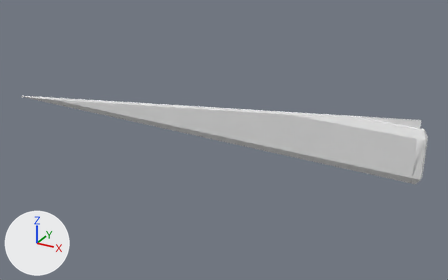
One commit to the FBX model Models/med2_8_slice32RH.fbx: the scene before it, then after it.
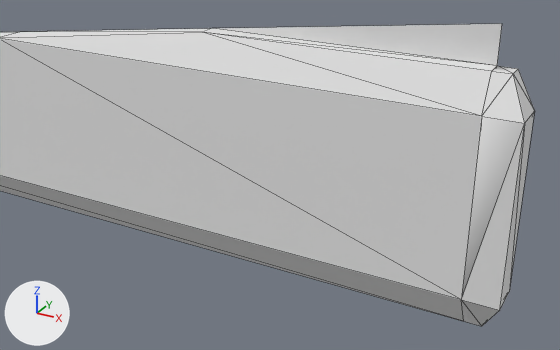
Each version is shown whole from a 50 mm camera at (1.766, -1.491, 0.106) aimed at (0.234, 1.294, -1.287), then close up from a 50 mm camera at (1.447, 0.544, -0.797) aimed at (1.104, 1.168, -1.109). Arrows for +X, +Y and +Z are at lower left; the lights stay in place. The close-ups show mesh edges as thin lines.

Objects in the first close-up: 'med2_8_cornerRH', 'med2_8_mesh'.
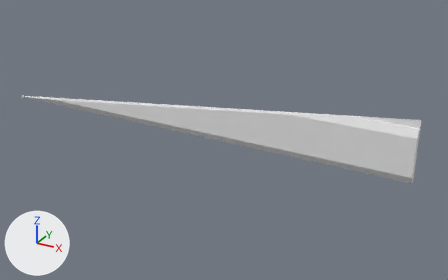
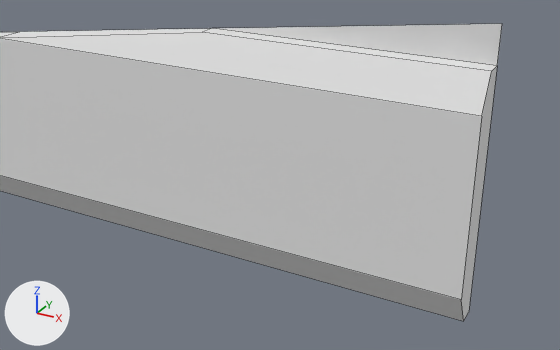
The newer file is also turned or shifted as a whole; pictures and numbers use the older file's frame.

Patch to the scene script:
```diff
--- a/Models/med2_8_slice32RH.fbx.py
+++ b/Models/med2_8_slice32RH.fbx.py
@@ ob_med2_8_cornerrh @@
-ob_med2_8_cornerrh = bpy.data.objects.new('med2_8_cornerRH', me_med2_8_001)
-ob_med2_8_cornerrh.location = (0.0, 0.0, 0.0)
```

Boxes (x1, y1, x2, y2) around the edits, measured in the close-ups (560 x 350 px):
'med2_8_cornerRH', deleted
    before: (461, 66, 534, 326)
